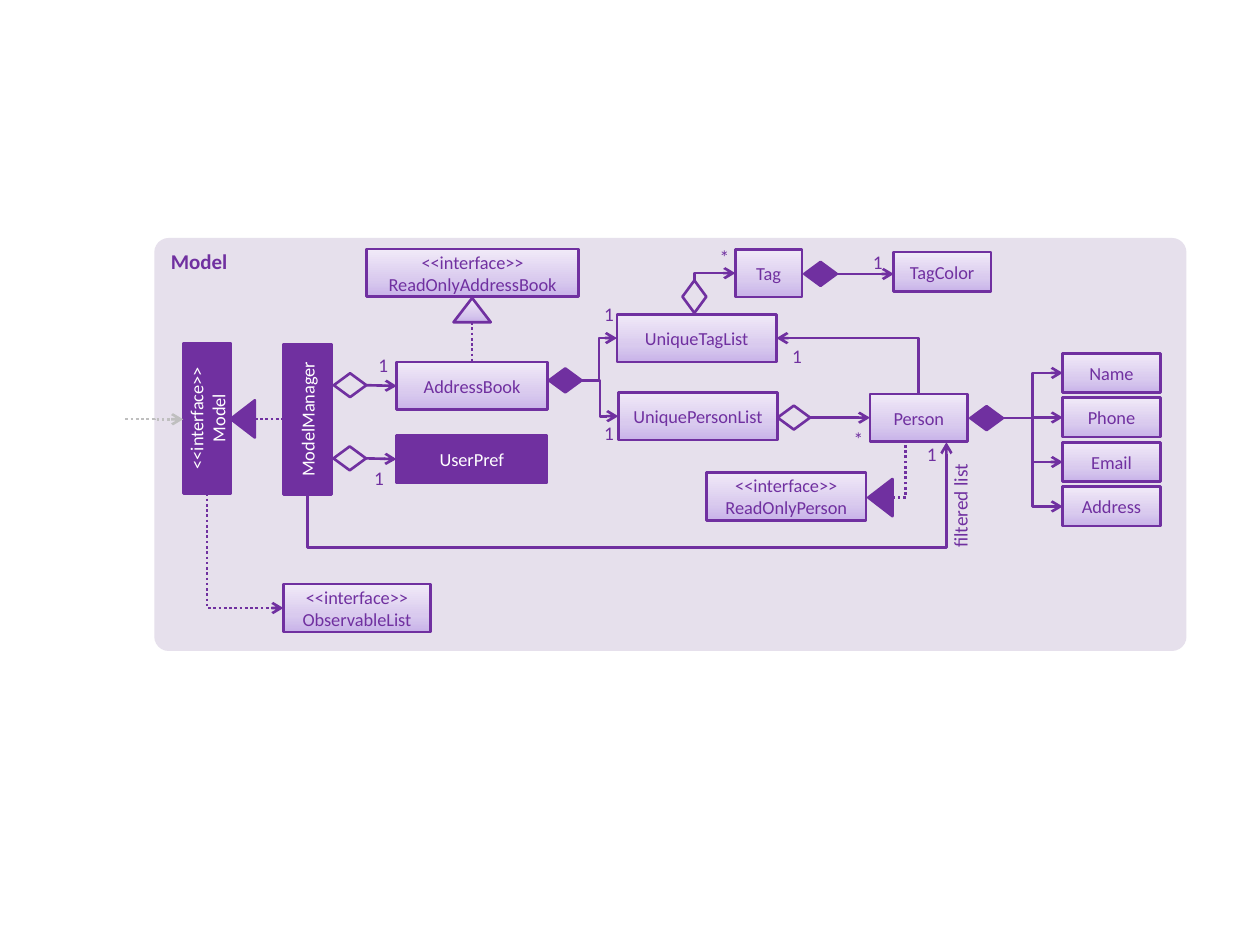
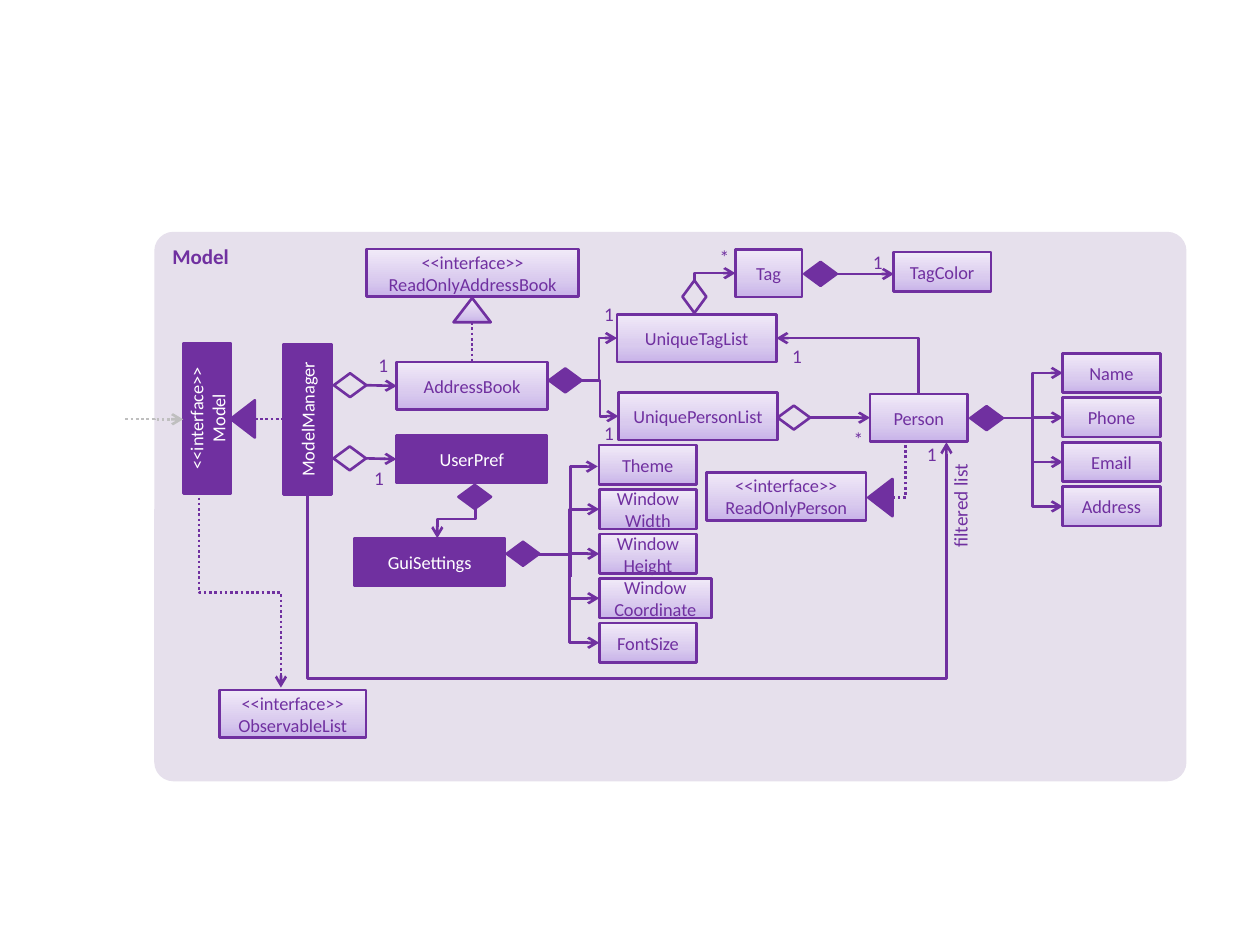
Before and after one commit to pjunwei95/addressbook-level4, a slide deck: slide 1 of docs/diagrams/ModelComponentClassDiagram.pptx. Drawn at 1260x945 pixels with LibreOffice and Linux fonts; fonts in the diff are those of the drawing. Boxes give left, top, right and bottom in pixels: in the first picture for what was removed or moved away, otherwise in the second. Text is boxed around its words. In the diff, an @@ line names an element or a change of style, - is before the commit and + after.

Commit message:
Update developer guide: add ChangeFontSize implementation

```diff
--- a/docs/diagrams/ModelComponentClassDiagram.pptx
+++ b/docs/diagrams/ModelComponentClassDiagram.pptx
@@ rounded rectangle "Model": place and size @@
-rounded rectangle "Model" at box(154, 238, 1186, 651)
+rounded rectangle "Model" at box(154, 232, 1186, 781)
@@ elbow arrow (307, 494) - (946, 442): route changed @@
@@ rectangle added at box(598, 445, 696, 484), fill gradient #C9B5E8 to #D8CBEE to #F0EAF9, outline #7030A0 1.5 pt, 10.5 pt, text #7030A0 @@
+Theme
@@ elbow arrow added from (571, 577) to (597, 466), #7030A0 1.5 pt @@
@@ elbow arrow moved from (207, 494) - (284, 609) to (199, 498) - (281, 688) @@
@@ elbow arrow added from (475, 499) to (437, 538), #7030A0 1.5 pt @@
@@ diamond added at box(459, 485, 491, 509), fill #7030A0, outline #7030A0 1.5 pt @@
@@ elbow arrow added from (539, 554) to (600, 509), #7030A0 1.5 pt @@
@@ rectangle added at box(600, 490, 697, 529), fill gradient #C9B5E8 to #D8CBEE to #F0EAF9, outline #7030A0 1.5 pt, 10.5 pt, text #7030A0 @@
+Window
+Width
@@ rectangle added at box(354, 538, 505, 586), fill #7030A0, outline #7030A0 1.5 pt, 10.5 pt, text #FFFFFF @@
+GuiSettings
@@ rectangle added at box(600, 534, 697, 573), fill gradient #C9B5E8 to #D8CBEE to #F0EAF9, outline #7030A0 1.5 pt, 10.5 pt, text #7030A0 @@
+Window
+Height
@@ diamond added at box(507, 542, 539, 566), fill #7030A0, outline #7030A0 1.5 pt @@
@@ elbow arrow added from (539, 554) to (600, 554), #7030A0 1.5 pt @@
@@ elbow arrow added from (539, 554) to (600, 598), #7030A0 1.5 pt @@
@@ elbow arrow added from (539, 554) to (600, 643), #7030A0 1.5 pt @@
@@ rectangle added at box(600, 578, 712, 617), fill gradient #C9B5E8 to #D8CBEE to #F0EAF9, outline #7030A0 1.5 pt, 10.5 pt, text #7030A0 @@
+Window
+Coordinate
@@ rectangle added at box(600, 624, 697, 663), fill gradient #C9B5E8 to #D8CBEE to #F0EAF9, outline #7030A0 1.5 pt, 10.5 pt, text #7030A0 @@
+FontSize
@@ rectangle "<<interface>> ObservableList": place and size @@
-rectangle "<<interface>> ObservableList" at box(284, 585, 431, 633)
+rectangle "<<interface>> ObservableList" at box(219, 690, 367, 738)
```
Also in this commit, not shown: 10 other files.
